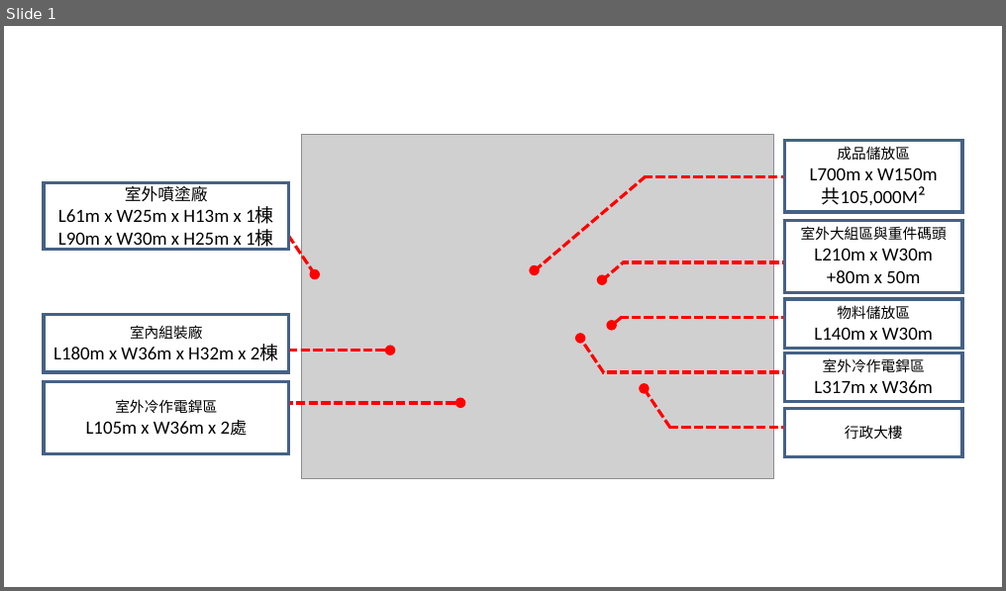
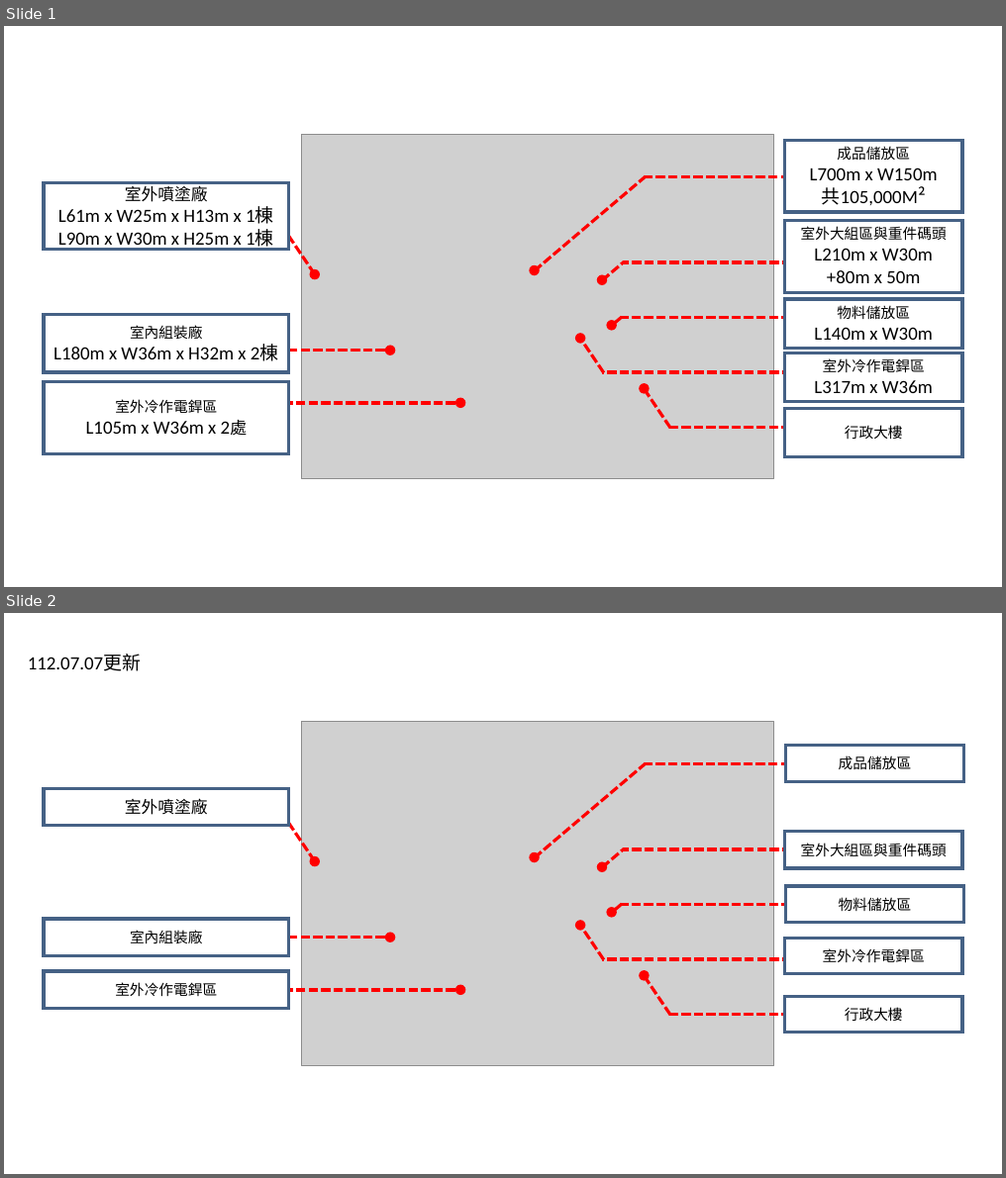
Before and after one commit to chenqizhong/diandan, a slide deck: sdms/images/productionCapacity/imgorigin.pptx. Shown one above the other, each under a label of ours: slide 1 before the commit, slides 1 and 2 after it. The pictures are 1006x591 and 1006x1178 pixels, drawn with LibreOffice and Linux fonts; fonts in the diff are those of the drawing; grey boxes stand for pictures. Boxes give left, top, right and bottom in pixels: in the first picture for what was removed or moved away, otherwise in the second. Text is boxed around its words. In the diff, an @@ line names an element or a change of style, - is before the commit and + after.

```diff
--- a/sdms/images/productionCapacity/imgorigin.pptx
+++ b/sdms/images/productionCapacity/imgorigin.pptx
@@ slide 2 added at (4, 613, 1002, 1174), background #FFFFFF @@
@@ text added at (28, 654, 141, 671), 18 pt, text #000000 @@
+112.07.07更新
@@ group added at (44, 722, 963, 1065): 13 lines, 8 ellipses, 8 rectangles, 1 picture @@
+室外噴塗廠
+室內組裝廠
+室外冷作電銲區
+成品儲放區
+室外大組區與重件碼頭
+物料儲放區
+室外冷作電銲區
+行政大樓
```
Also in this commit, not shown: 26 other files.
